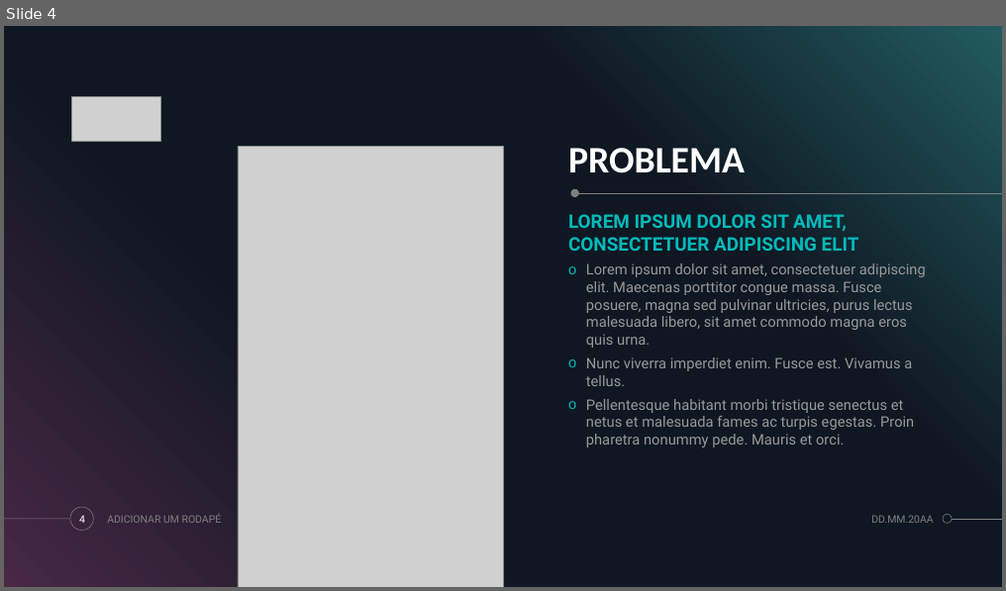
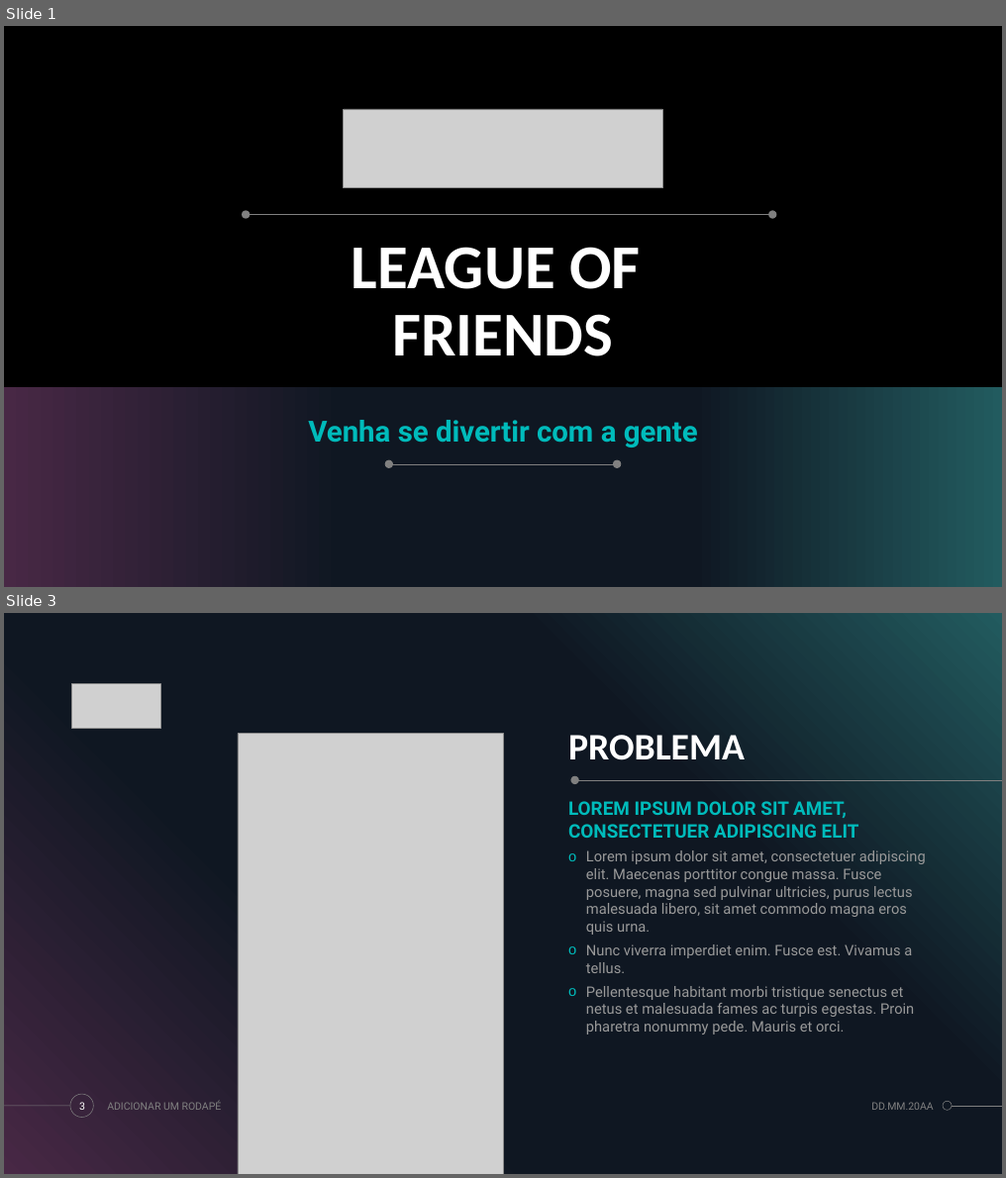
Before and after one commit to DanDan0608/Projeto-Individual, a slide deck: Apresentação-projeto-individual.pptx. Shown one above the other, each under a label of ours: slide 4 before the commit, slides 1 and 3 after it; the slides between them are not shown. The pictures are 1006x591 and 1006x1178 pixels, drawn with LibreOffice and Linux fonts; fonts in the diff are those of the drawing; grey boxes stand for pictures; background and template pictures are left out. Boxes give left, top, right and bottom in pixels: in the first picture for what was removed or moved away, otherwise in the second. Text is boxed around its words. In the diff, an @@ line names an element or a change of style, - is before the commit and + after.

```diff
--- a/Apresentação-projeto-individual.pptx
+++ b/Apresentação-projeto-individual.pptx
@@ slide 1 added at (4,26,1002,587), background #000000; not listed: 4 template elements that a slide beside it also shows @@
@@ picture added at (344,109,662,187) @@
@@ ellipse added at (242,210,250,218), fill #808080 @@
@@ line added from (246, 215) to (773, 215), #808080 1 pt @@
@@ ellipse added at (768,210,776,218), fill #808080 @@
@@ title added at (351,247,640,357), 60 pt, text #FFFFFF, bold @@
+LEAGUE OF
+FRIENDS
@@ rectangle added at (4,387,1002,587), fill gradient #482845 to #0F1722 to #225B5F @@
@@ subtitle added at (308,420,698,448), 28 pt, text #00BBBB, bold @@
+Venha se divertir com a gente
@@ ellipse added at (385,461,393,469), fill #808080 @@
@@ line added from (387, 465) to (614, 465), #808080 1 pt @@
@@ ellipse added at (613,461,621,469), fill #808080 @@
@@ what was slide 4 is now slide 3 @@
@@ page number at (79,1102,85,1110): text changed @@
-4
+3
```
Also in this commit, not shown: 1 slide changed, 1 other slide added, 3 slides removed, 5 other files.
